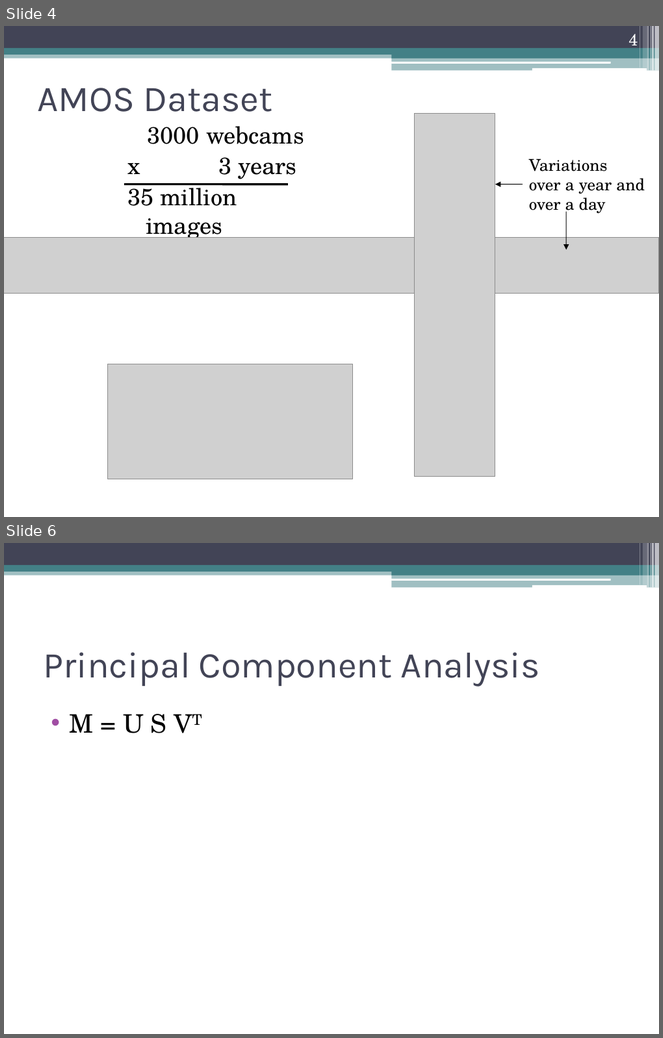
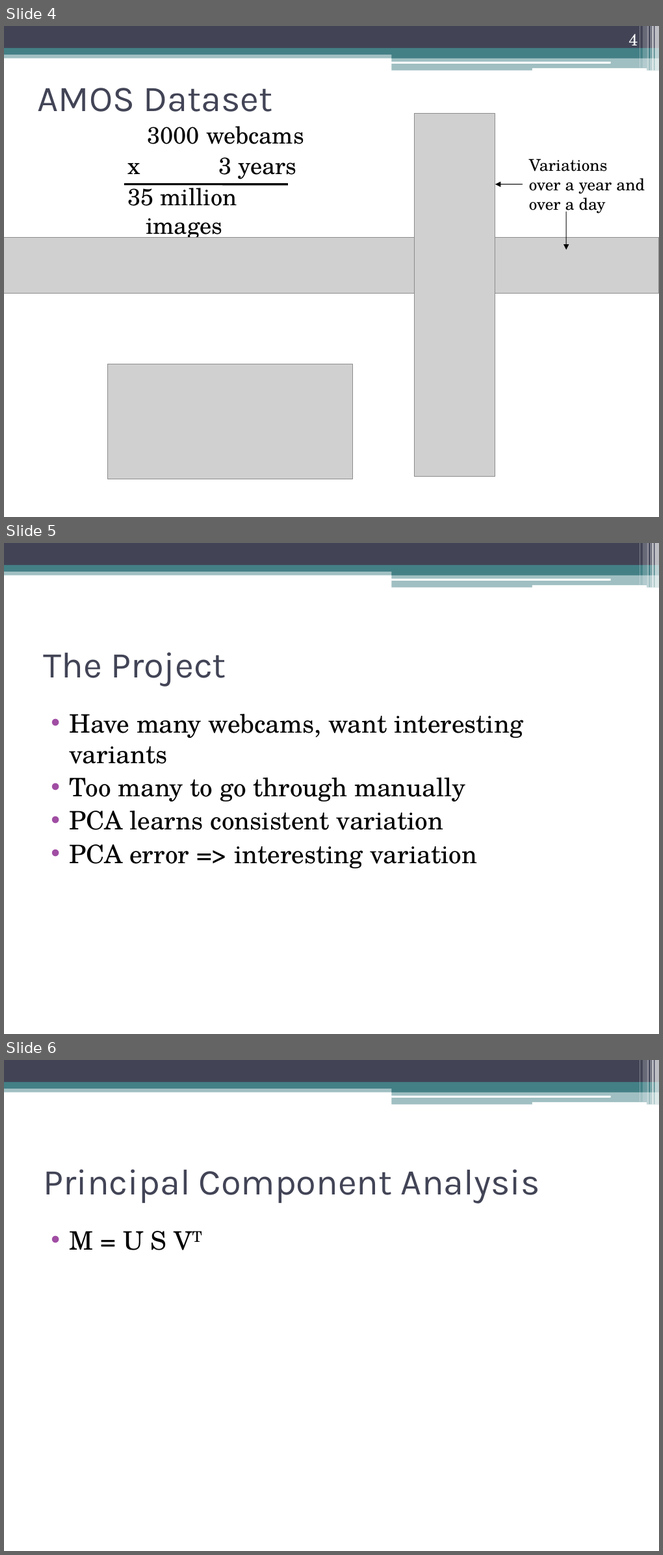
Before and after one commit to dyross/davidrossmastersproject, a slide deck: mastersProject/presentation/visualizationToolsForWebcams.pptx. Shown one above the other, each under a label of ours: slides 4 and 6 before the commit, slides 4, 5 and 6 after it; the slides between them are not shown. The pictures are 663x1038 and 663x1555 pixels, drawn with LibreOffice and Linux fonts; fonts in the diff are those of the drawing; grey boxes stand for pictures. Boxes give left, top, right and bottom in pixels: in the first picture for what was removed or moved away, otherwise in the second. Text is boxed around its words. In the diff, an @@ line names an element or a change of style, - is before the commit and + after.

```diff
--- a/mastersProject/presentation/visualizationToolsForWebcams.pptx
+++ b/mastersProject/presentation/visualizationToolsForWebcams.pptx
@@ slide 5 added at bbox=[4, 543, 659, 1034], background #FFFFFF; not listed: 13 template elements that a slide beside it also shows @@
@@ title added at bbox=[43, 652, 226, 686], 40 pt, text #424456 @@
+The Project
@@ text added at bbox=[70, 714, 523, 869], 28 pt, text #000000 @@
+• Have many webcams, want interesting variants
+• Too many to go through manually
+• PCA learns consistent variation
+• PCA error => interesting variation
```
Also in this commit, not shown: 4 slides changed, 13 other slides added, 1 slide removed, 1 other file.
